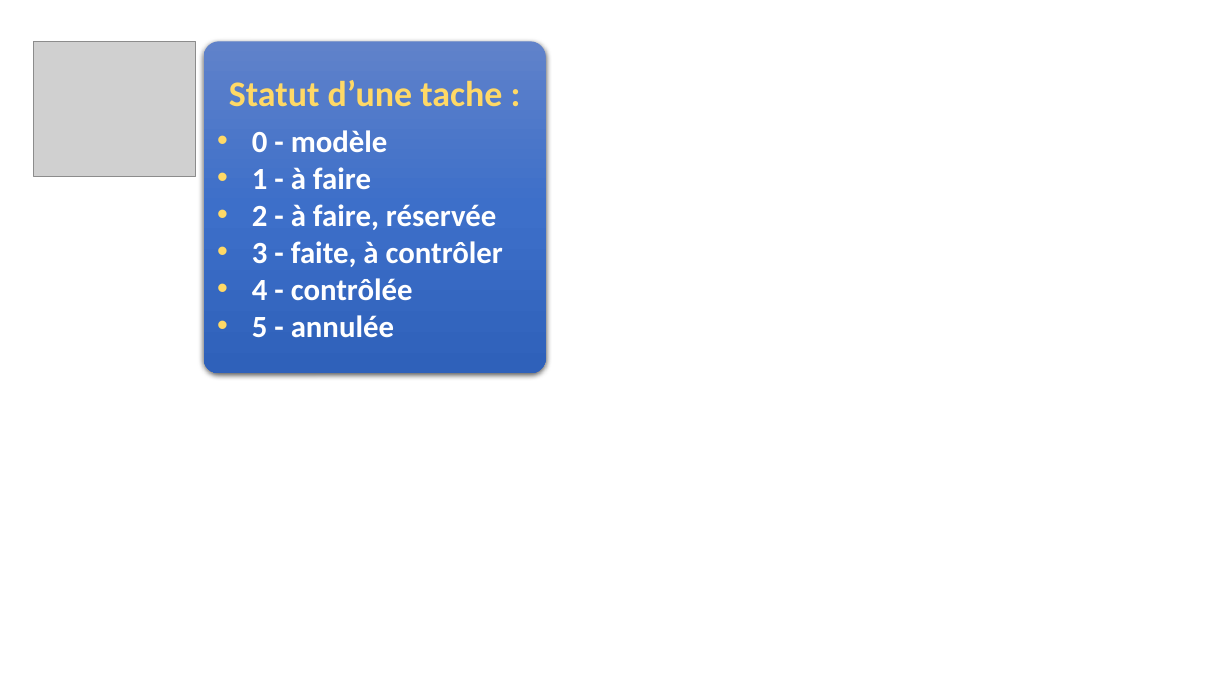
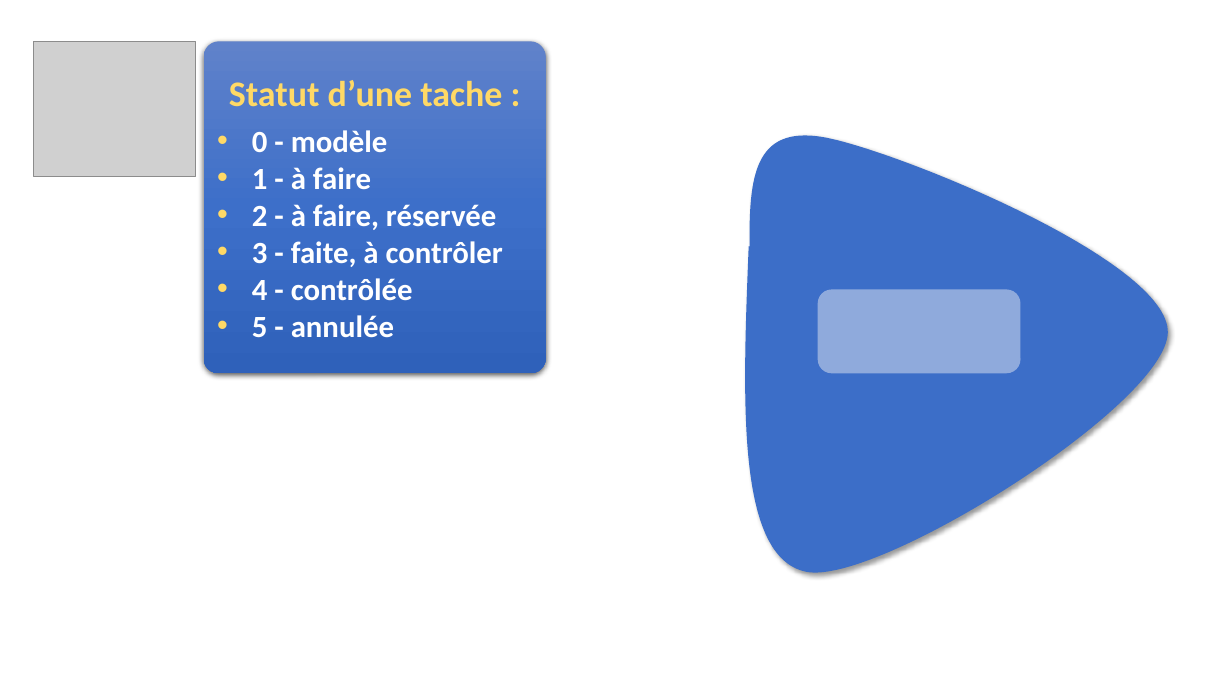
Before and after one commit to amaury2marignan/l3z, a slide deck: slide 16 of BABET/babet.pptx. Drawn at 1232x693 pixels with LibreOffice and Linux fonts; fonts in the diff are those of the drawing; grey boxes stand for pictures. Boxes give left, top, right and bottom in pixels: in the first picture for what was removed or moved away, otherwise in the second. Text is boxed around its words. In the diff, an @@ line names an element or a change of style, - is before the commit and + after.

```diff
--- a/BABET/babet.pptx
+++ b/BABET/babet.pptx
@@ freeform shape added at (620, 108, 1193, 667), fill #3C6EC8 @@
@@ rounded rectangle added at (818, 289, 1020, 373), fill #8FAADC @@
```
Also in this commit, not shown: 2 other slides changed, 1 slide added, 35 other files.
